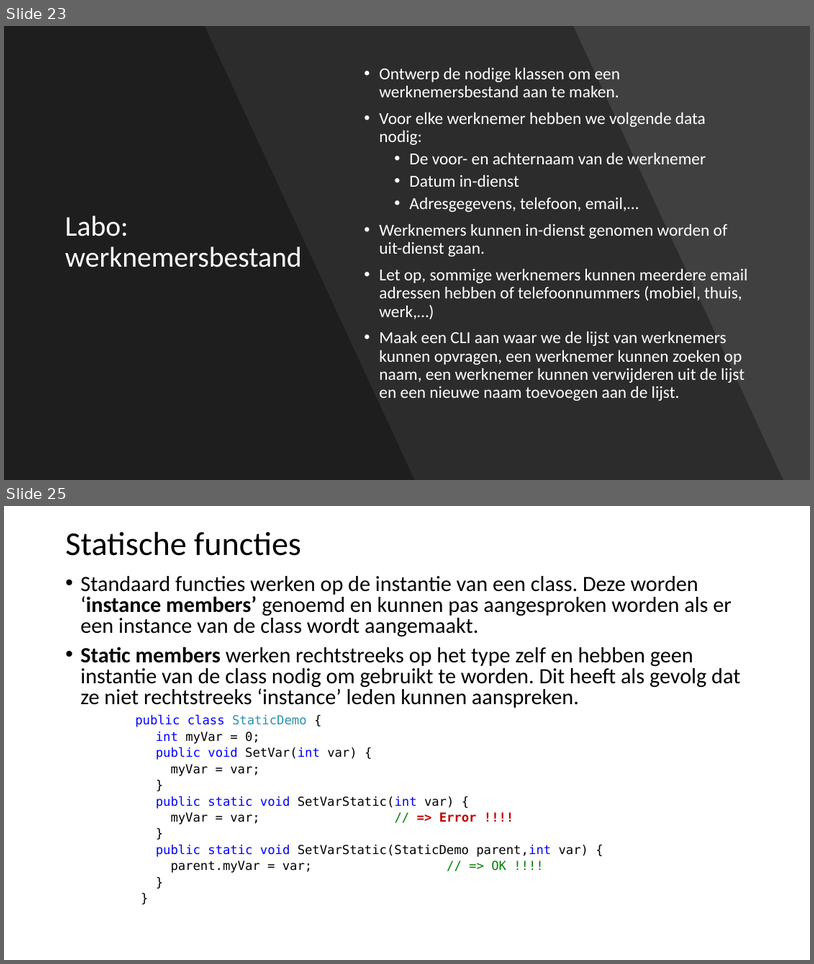
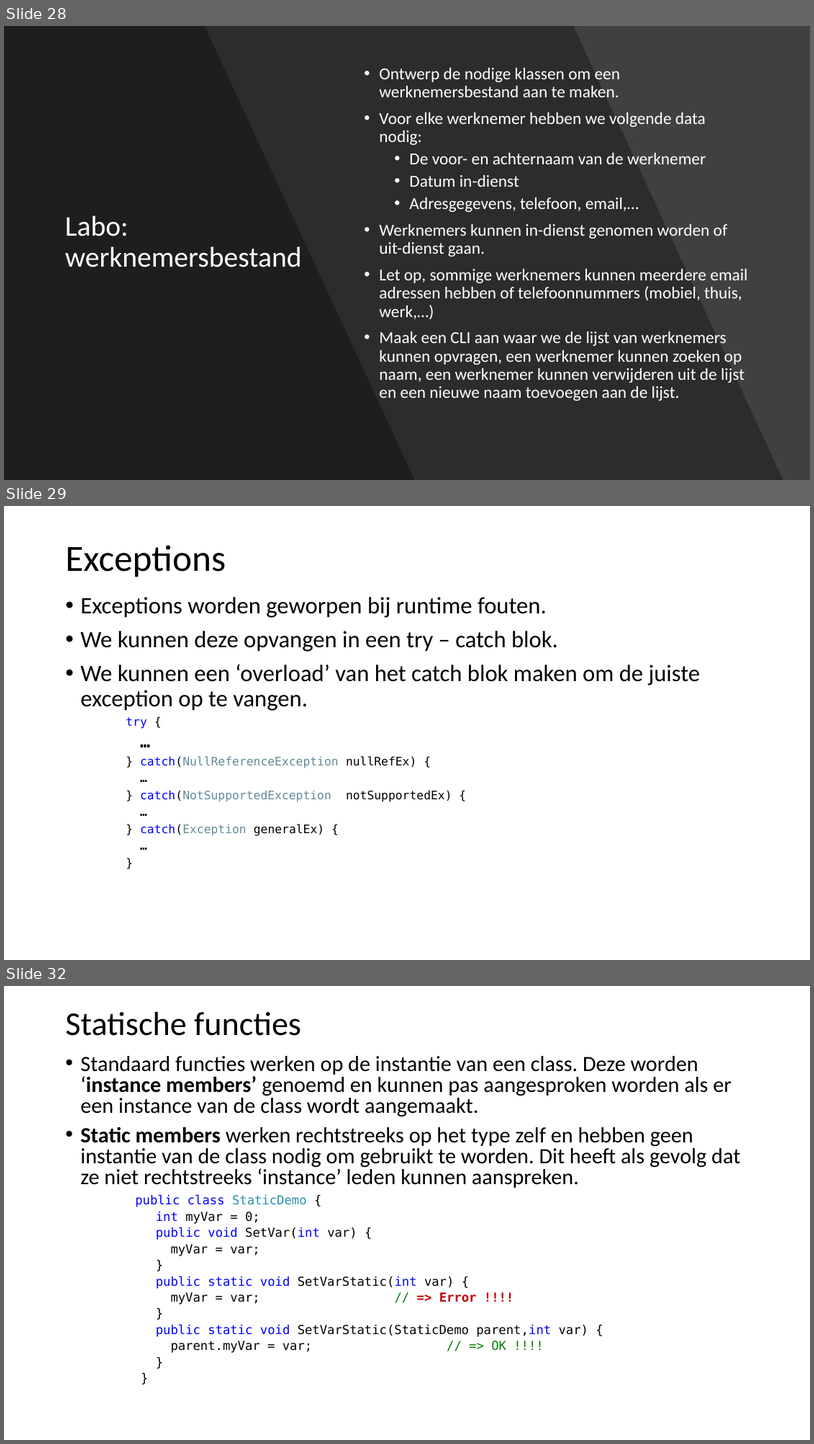
Before and after one commit to filipgeens/Syntra2020, a slide deck: Cursus/BasisCSharp-Coderen.pptx. Shown one above the other, each under a label of ours: slides 23 and 25 before the commit, slides 28, 29 and 32 after it; the slides between them are not shown. The pictures are 814x964 and 814x1444 pixels, drawn with LibreOffice and Linux fonts; fonts in the diff are those of the drawing. Boxes give left, top, right and bottom in pixels: in the first picture for what was removed or moved away, otherwise in the second. Text is boxed around its words. In the diff, an @@ line names an element or a change of style, - is before the commit and + after.

```diff
--- a/Cursus/BasisCSharp-Coderen.pptx
+++ b/Cursus/BasisCSharp-Coderen.pptx
@@ slide 29 added at (x1=4, y1=506, x2=810, y2=960), background #FFFFFF @@
@@ title added at (x1=65, y1=545, x2=226, y2=577), 44 pt, text #000000 @@
+Exceptions
@@ text added at (x1=80, y1=597, x2=701, y2=836), 28 pt, text #000000 @@
+• Exceptions worden geworpen bij runtime fouten.
+• We kunnen deze opvangen in een try – catch blok.
+• We kunnen een ‘overload’ van het catch blok maken om de juiste exception op te vangen.
+    try {
+    …
+    } catch(NullReferenceException nullRefEx) {
+    …
+    } catch(NotSupportedException notSupportedEx) {
+    …
+    } catch(Exception generalEx) {
+    …
+    }
@@ what was slide 23 is now slide 28 @@
@@ what was slide 25 is now slide 32 @@
```
Also in this commit, not shown: 2 other slides added, 1 other file.
